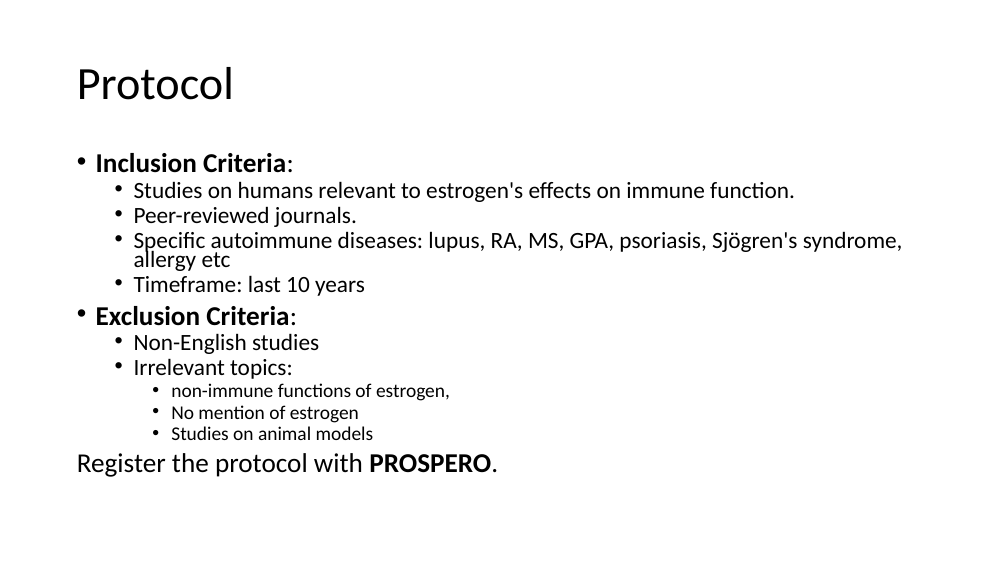
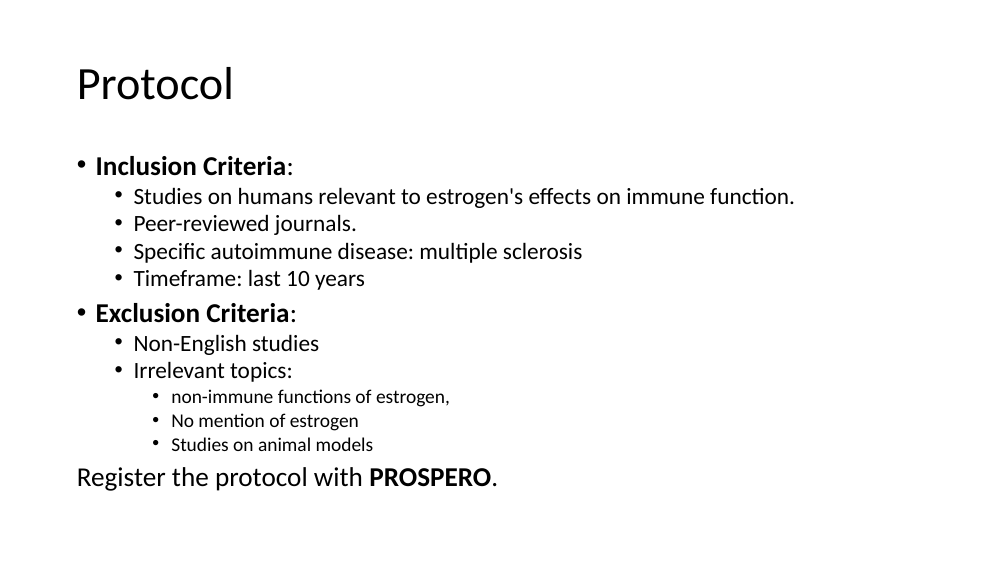
Before and after one commit to BruceChen034020/EstrogenMultipleSclerosisSystematicReview, a slide deck: slide 3 of Estrogen as an immunomodulator for multiple sclerosis.pptx. Drawn at 1008x567 pixels with LibreOffice and Linux fonts; fonts in the diff are those of the drawing. Boxes give left, top, right and bottom in pixels: in the first picture for what was removed or moved away, otherwise in the second. Text is boxed around its words. In the diff, an @@ line names an element or a change of style, - is before the commit and + after.

```diff
--- a/Estrogen as an immunomodulator for multiple sclerosis.pptx
+++ b/Estrogen as an immunomodulator for multiple sclerosis.pptx
@@ text at box(77, 156, 795, 491): line spacing 0.7 to 0.8 @@
@@ text at box(134, 242, 582, 263): text changed @@
-  • Specific autoimmune diseases: lupus, RA, MS, GPA, psoriasis, Sjögren's syndrome, allergy etc
+  • Specific autoimmune disease: multiple sclerosis
```
Also in this commit, not shown: 11 other slides changed, 1 slide added, 14 slides removed.
